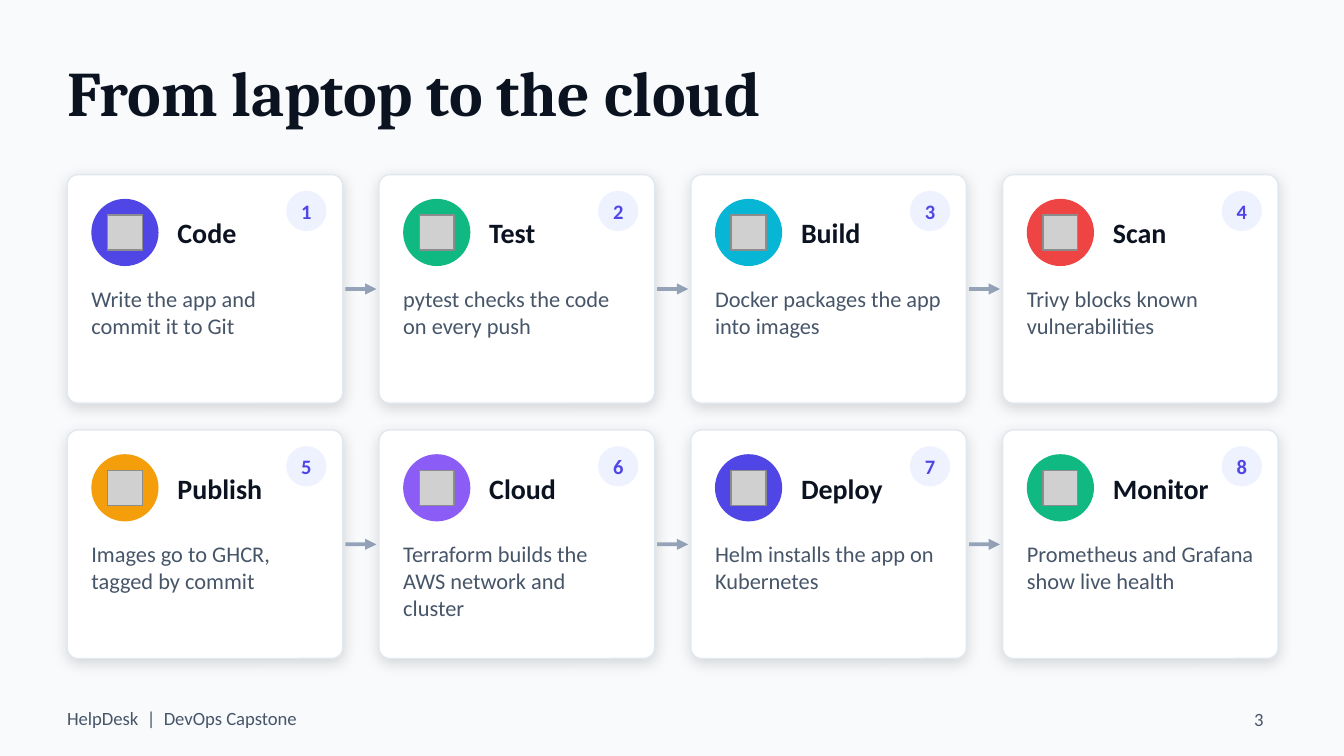
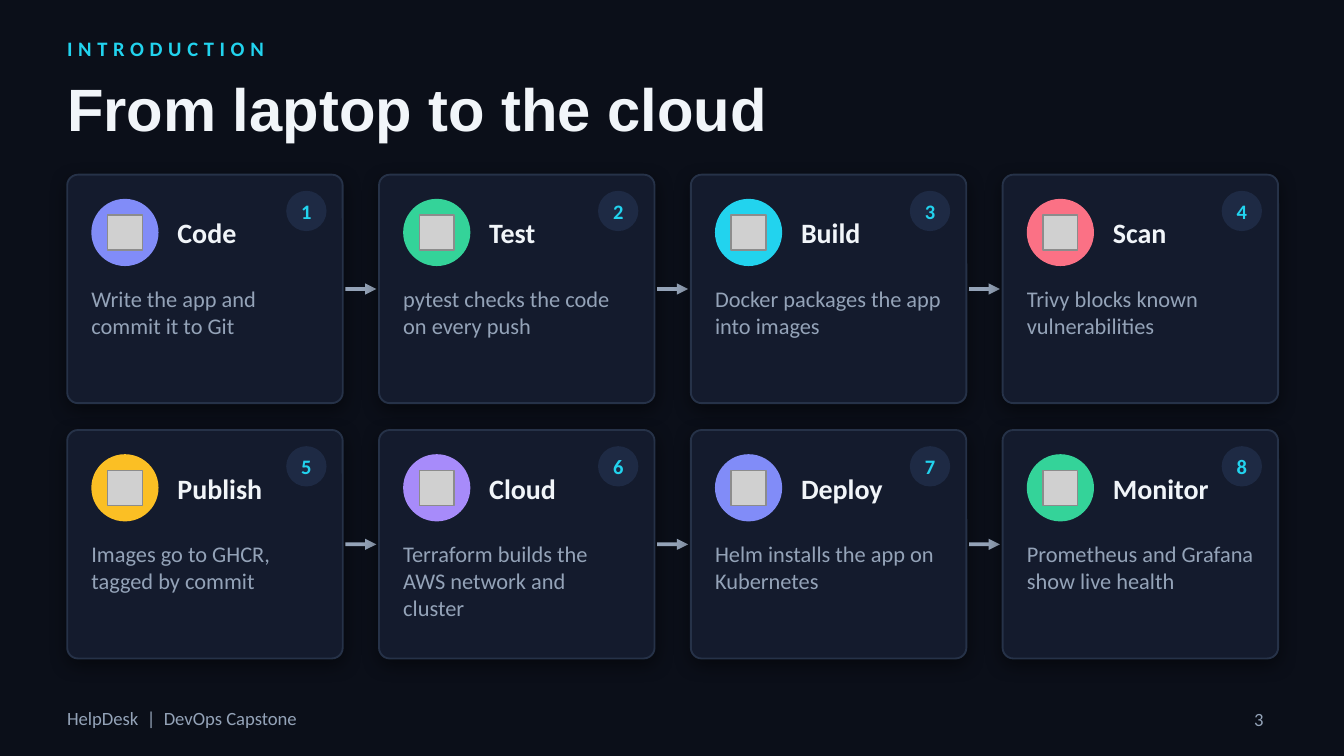
Before and after one commit to parthtaneja0001/helpdesk-devops-capstone, a slide deck: slide 3 of docs/HelpDesk-DevOps-Capstone.pptx. Drawn at 1344x756 pixels with LibreOffice and Linux fonts; fonts in the diff are those of the drawing; grey boxes stand for pictures; background and template pictures are left out. Boxes give left, top, right and bottom in pixels: in the first picture for what was removed or moved away, otherwise in the second. Text is boxed around its words. In the diff, an @@ line names an element or a change of style, - is before the commit and + after.

Commit message:
docs: restyle presentation with a dark theme and cleaner typography

```diff
--- a/docs/HelpDesk-DevOps-Capstone.pptx
+++ b/docs/HelpDesk-DevOps-Capstone.pptx
@@ background #F8FAFC to picture (left out) @@
@@ text added at bbox=[67, 42, 264, 56], 11 pt, text #22D3EE, bold @@
+INTRODUCTION
@@ title "From laptop to the cloud": place and size @@
-title "From laptop to the cloud" at bbox=[67, 72, 761, 129]
+title "From laptop to the cloud" at bbox=[67, 87, 767, 142]
@@ title "From laptop to the cloud" at bbox=[67, 87, 767, 142]: size 34 to 32 pt, font Cambria to Arial, text colour #0B1220 to #F1F5F9 @@
@@ ellipse at bbox=[91, 199, 159, 266]: fill #4F46E5 to #818CF8 @@
@@ ellipse at bbox=[403, 199, 470, 266]: fill #10B981 to #34D399 @@
@@ ellipse at bbox=[715, 199, 782, 266]: fill #06B6D4 to #22D3EE @@
@@ ellipse at bbox=[1027, 199, 1094, 266]: fill #EF4444 to #FB7185 @@
@@ fill #FFFFFF to #141B2D; outline #E2E8F0 0.75 pt to #263248 1 pt; shadow changed in 8 elements at bbox=[67, 175, 343, 403], bbox=[379, 175, 655, 403], bbox=[691, 175, 966, 403], bbox=[1003, 175, 1278, 403], bbox=[67, 430, 343, 659], bbox=[379, 430, 655, 659], bbox=[691, 430, 966, 659], bbox=[1003, 430, 1278, 659] @@
@@ text colour #4F46E5 to #22D3EE in 8 elements at bbox=[301, 205, 311, 219], bbox=[613, 205, 623, 219], bbox=[925, 205, 935, 219], bbox=[1237, 205, 1247, 219], bbox=[301, 460, 311, 474], bbox=[613, 460, 623, 474], bbox=[925, 460, 935, 474], bbox=[1237, 460, 1247, 474] @@
@@ fill #EEF2FF to #1E2A44 in 8 elements at bbox=[286, 191, 327, 231], bbox=[598, 191, 638, 231], bbox=[910, 191, 950, 231], bbox=[1222, 191, 1262, 231], bbox=[286, 446, 327, 487], bbox=[598, 446, 638, 487], bbox=[910, 446, 950, 487], bbox=[1222, 446, 1262, 487] @@
@@ ellipse at bbox=[91, 454, 159, 521]: fill #F59E0B to #FBBF24 @@
@@ ellipse at bbox=[403, 454, 470, 521]: fill #8B5CF6 to #A78BFA @@
@@ ellipse at bbox=[715, 454, 782, 521]: fill #4F46E5 to #818CF8 @@
@@ ellipse at bbox=[1027, 454, 1094, 521]: fill #10B981 to #34D399 @@
@@ text colour #0B1220 to #F1F5F9 in 8 elements at bbox=[177, 223, 236, 243], bbox=[489, 225, 535, 243], bbox=[801, 223, 860, 243], bbox=[1113, 224, 1167, 243], bbox=[177, 479, 262, 499], bbox=[489, 479, 556, 499], bbox=[801, 479, 883, 504], bbox=[1113, 479, 1209, 499] @@
@@ text colour #475569 to #94A3B8 in 10 elements at bbox=[67, 712, 296, 728], bbox=[91, 291, 256, 334], bbox=[403, 291, 609, 338], bbox=[715, 291, 940, 338], bbox=[1027, 291, 1198, 334], bbox=[91, 547, 270, 593], bbox=[403, 546, 587, 616], bbox=[715, 546, 934, 589], bbox=[1027, 546, 1254, 589], bbox=[1254, 714, 1263, 726] @@
```
Also in this commit, not shown: 23 other slides changed.
